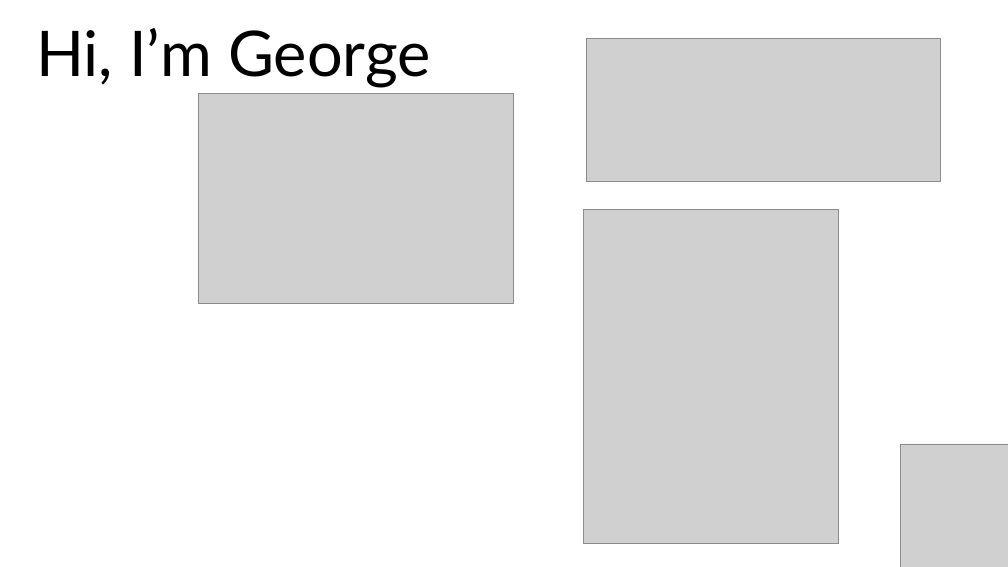
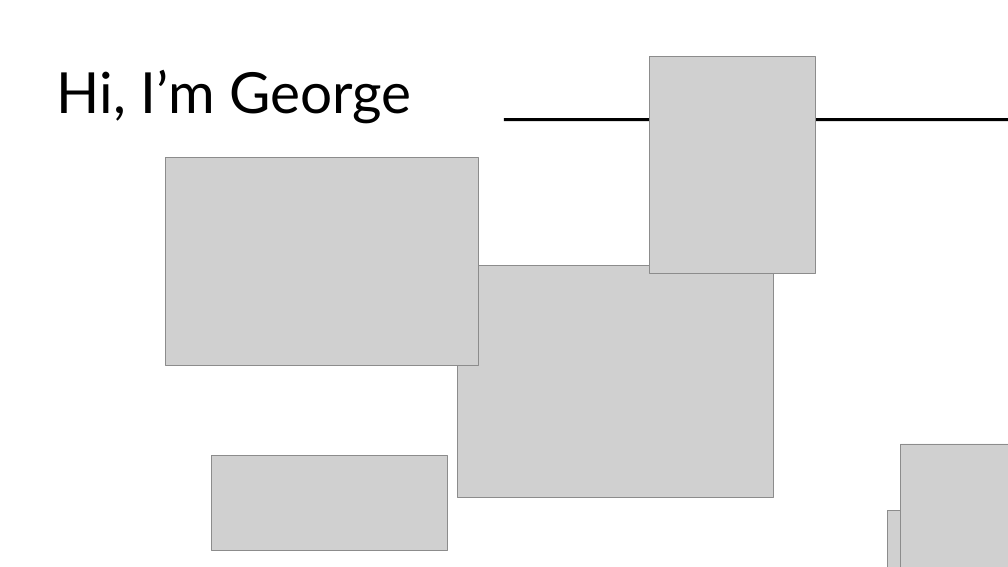
Before and after one commit to izuebenebe/automating-excel-with-python-webinar, a slide deck: slide 2 of automating-excel-with-python.pptx. Drawn at 1008x567 pixels with LibreOffice and Linux fonts; fonts in the diff are those of the drawing; grey boxes stand for pictures. Boxes give left, top, right and bottom in pixels: in the first picture for what was removed or moved away, otherwise in the second. Text is boxed around its words. In the diff, an @@ line names an element or a change of style, - is before the commit and + after.

```diff
--- a/automating-excel-with-python.pptx
+++ b/automating-excel-with-python.pptx
@@ text "Hi, I’m George": place and size @@
-text "Hi, I’m George" at bbox=[36, 28, 430, 88]
+text "Hi, I’m George" at bbox=[57, 70, 412, 123]
@@ text "Hi, I’m George" at bbox=[57, 70, 412, 123]: size 60 to 54 pt @@
@@ picture added at bbox=[650, 57, 815, 274] @@
@@ rectangle added at bbox=[504, 118, 1008, 121], fill #000000 @@
@@ picture: place and size @@
-picture at bbox=[198, 93, 513, 302]
+picture at bbox=[166, 157, 479, 365]
@@ picture removed at bbox=[583, 209, 839, 544] @@
@@ picture added at bbox=[457, 265, 774, 498] @@
@@ picture: place and size @@
-picture at bbox=[587, 39, 941, 181]
+picture at bbox=[212, 456, 448, 551]
@@ picture added at bbox=[888, 510, 998, 567] @@
```
Also in this commit, not shown: 5 slides added, 2 slides removed, 2 other files.
